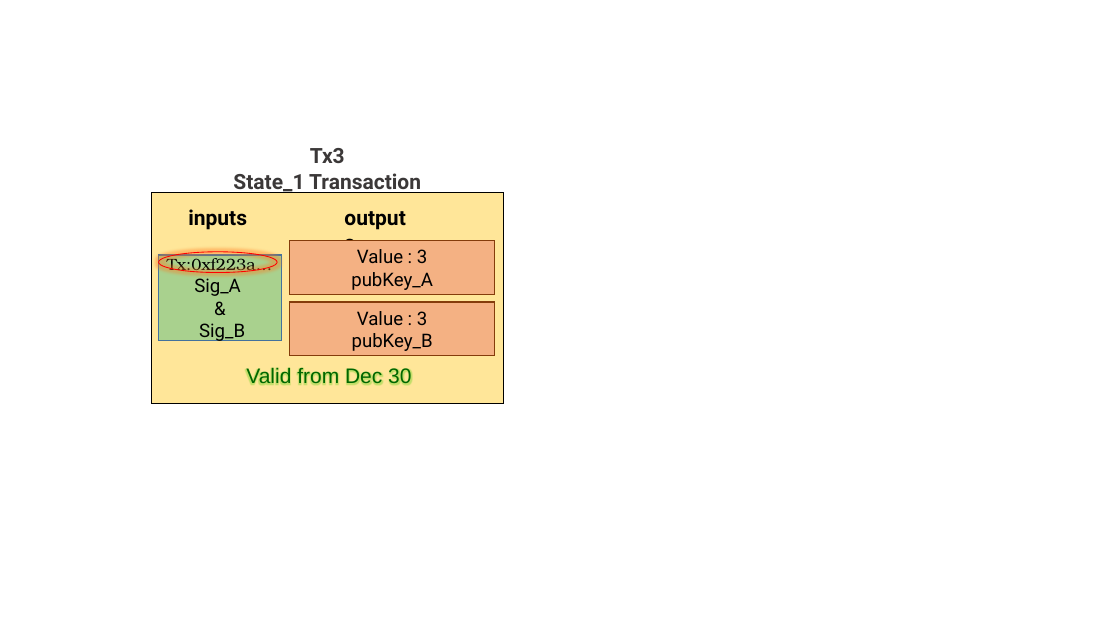
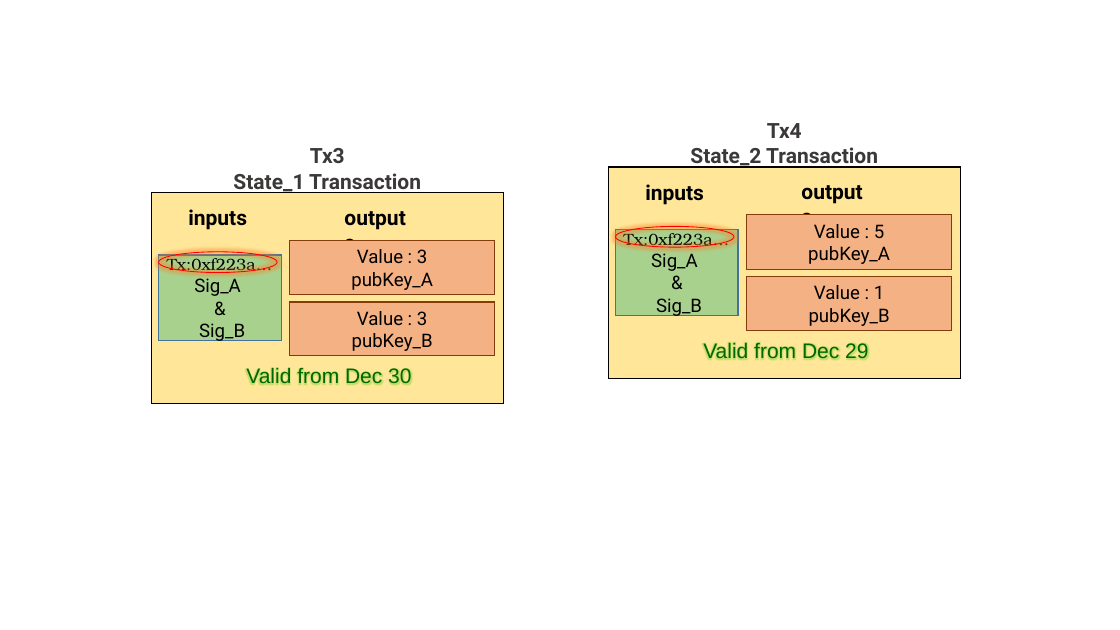
Before and after one commit to Mahsa-Bastankhah/thesis-template, a slide deck: slide 5 of figs/figs.pptx. Drawn at 1120x630 pixels with LibreOffice and Linux fonts; fonts in the diff are those of the drawing. Boxes give left, top, right and bottom in pixels: in the first picture for what was removed or moved away, otherwise in the second. Text is boxed around its words. In the diff, an @@ line names an element or a change of style, - is before the commit and + after.

```diff
--- a/figs/figs.pptx
+++ b/figs/figs.pptx
@@ text added at box(690, 123, 878, 170), 18 pt, text #3B3838, bold @@
+Tx4
+State_2 Transaction
@@ rectangle added at box(608, 167, 960, 378), fill #FFE699, outline #000000 1 pt @@
@@ text added at box(793, 175, 881, 208), 18 pt, text #000000, bold @@
+outputs
@@ text added at box(645, 184, 704, 205), 18 pt, text #000000, bold @@
+inputs
@@ rectangle added at box(616, 229, 739, 315), fill #A9D18E, outline #43739E 1 pt, 14 pt, text #000000 @@
+Tx:0xf223a…
+Sig_A
+&
+Sig_B
@@ ellipse added at box(616, 227, 734, 248), outline #FF0000 0.75 pt @@
@@ rectangle added at box(747, 215, 952, 270), fill #F4B183, outline #843C0B 1 pt, 16 pt, text #000000 @@
+Value : 5
+pubKey_A
@@ rectangle added at box(747, 276, 952, 330), fill #F4B183, outline #843C0B 1 pt, 16 pt, text #000000 @@
+Value : 1
+pubKey_B
@@ text added at box(703, 341, 868, 362), 18 pt, text #006600 @@
+Valid from Dec 29
```
Also in this commit, not shown: 5 slides added, 18 other files.
